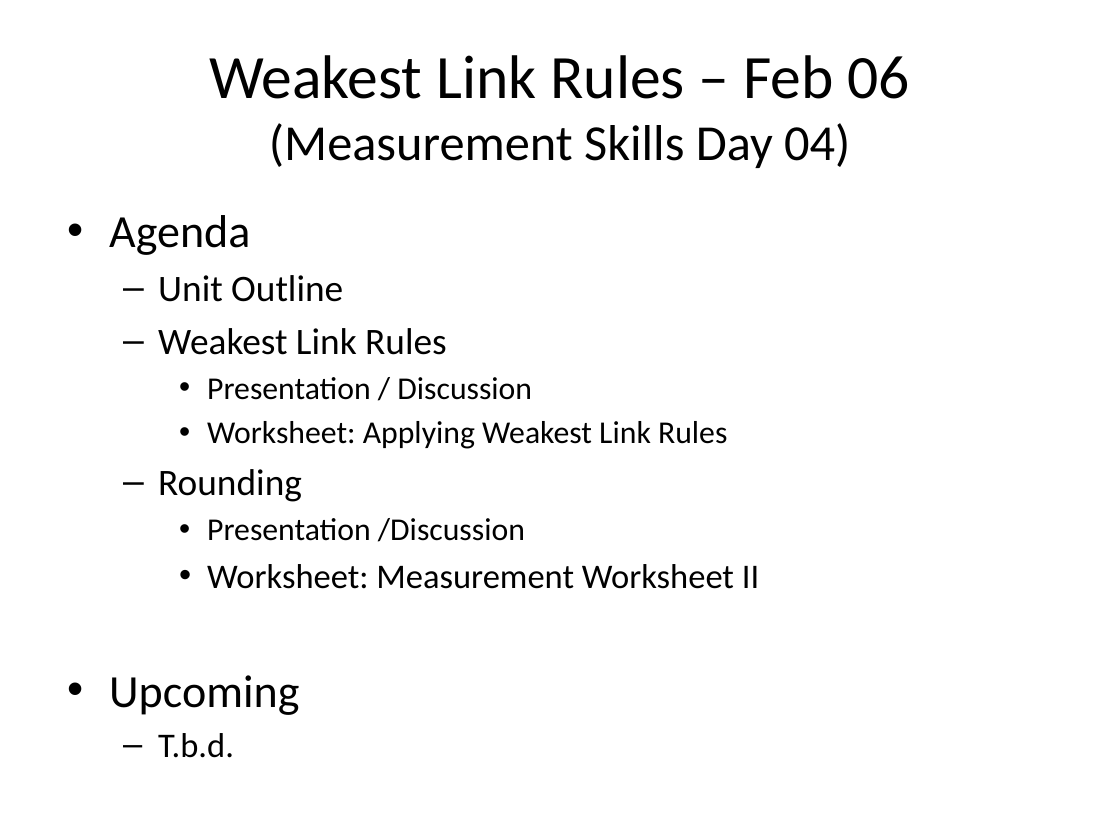
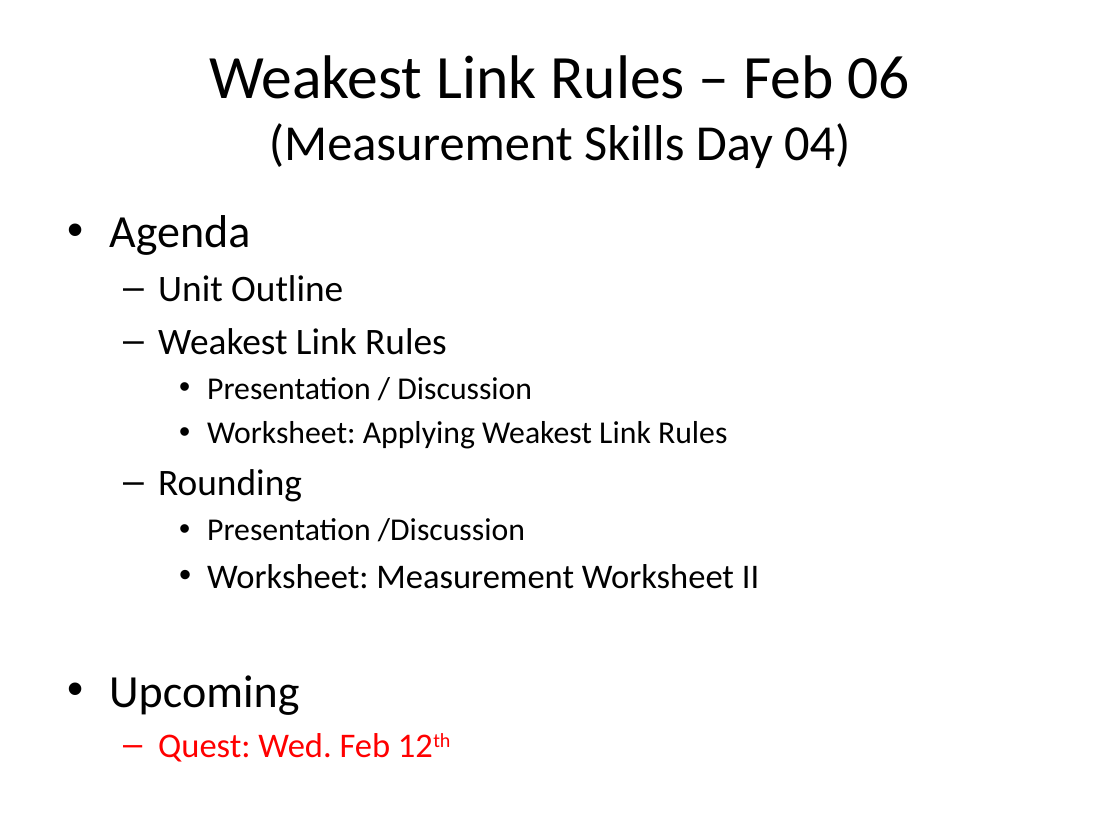
Before and after one commit to Greg5519/SPH3U0, a slide deck: slide 1 of Daily Agendas/Day1.4_WeakestLinkRules.pptx. Drawn at 1120x840 pixels with LibreOffice and Linux fonts; fonts in the diff are those of the drawing. Boxes give left, top, right and bottom in pixels: in the first picture for what was removed or moved away, otherwise in the second. Text is boxed around its words. In the diff, an @@ line names an element or a change of style, - is before the commit and + after.

```diff
--- a/Daily Agendas/Day1.4_WeakestLinkRules.pptx
+++ b/Daily Agendas/Day1.4_WeakestLinkRules.pptx
@@ text at [158, 733, 391, 762]: text changed; text colour #000000 to #FF0000 @@
-  – T.b.d.
+  – Quest: Wed. Feb 12th
```
